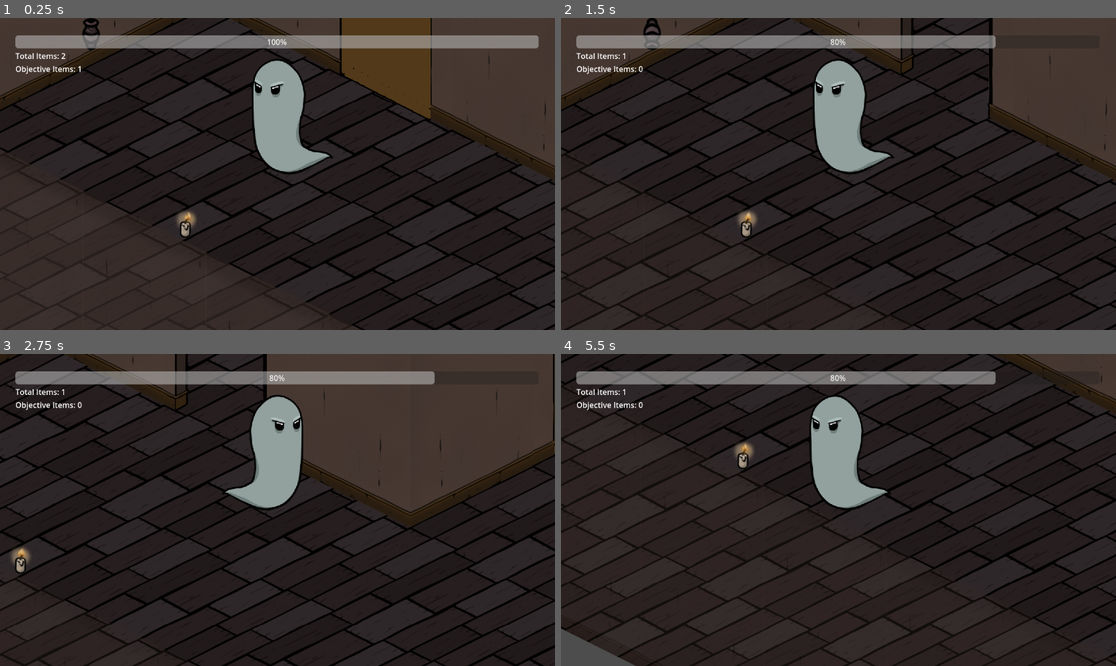
Above: before the commit, frames 1-4 (two rows, left to right).
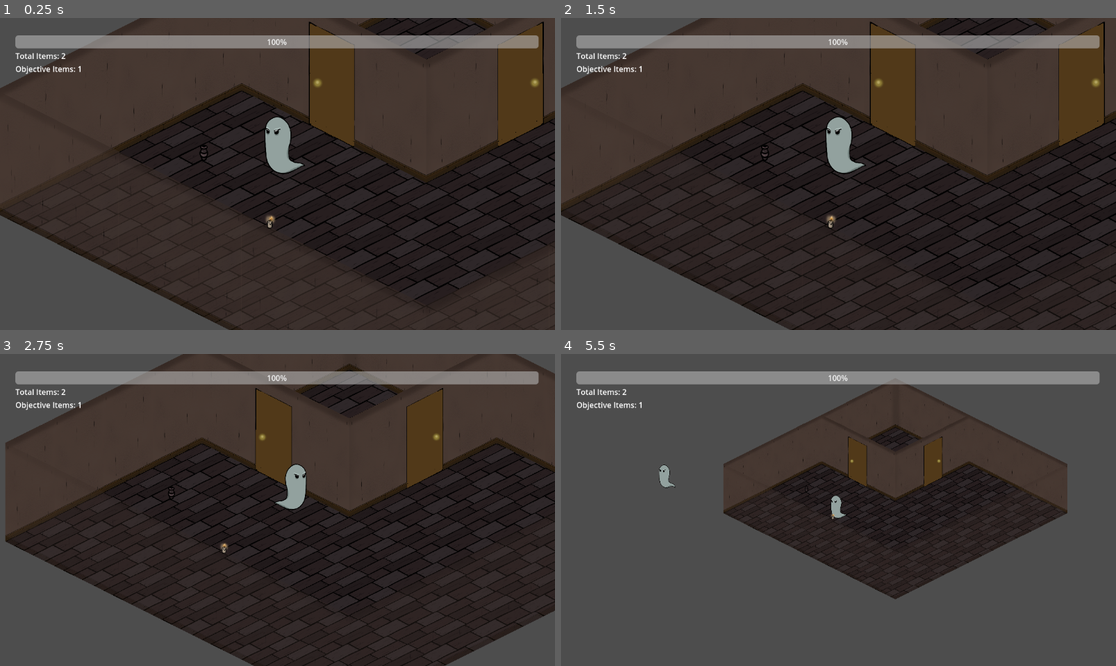
Above: after the commit, the same moments.

Repository: kevinpfeifle/haunting-grounds
Game: Godot game, scene res://scenes/game.tscn
The game is run twice, just before and just after one commit, with the same random seed, the same clock (stepped at 60 frames per second) and the same inputs.
Inputs (mouse positions are in pixels of both pictures, inside the frame that each line leads up to):
- Up to frame 1 (0.25 s): no input
- Up to frame 2 (1.5 s): drag from (955, 99) to (649, 33) at 0.52 s; tap Enter at 1.25 s; drag from (649, 33) to (1038, 96) at 1.27 s
- Up to frame 3 (2.75 s): tap Space (center_camera) at 2 s; move the mouse to (183, 559) at 2.02 s; hold D (player_right) from 2.03 s (still down); hold Mouse wheel down (camera_zoom_out) from 2.03 s (still down); tap Middle mouse button (camera_drag) at 2.1 s; click (183, 559) at 2.17 s
- Up to frame 4 (5.5 s): release D (player_right) at 2.75 s; release Mouse wheel down (camera_zoom_out) at 2.75 s; drag from (810, 572) to (583, 559) at 2.77 s; move the mouse to (1005, 556) at 3.52 s; hold A (player_left) 3.53-4.25 s; hold Down (camera_move_down) 3.53-4.25 s; click (1005, 556) at 3.67 s; tap Mouse wheel down (camera_zoom_out) at 3.8, 5.3 s; drag from (672, 463) to (744, 556) at 4.27 s; move the mouse to (866, 510) at 5.02 s; hold S (player_down) from 5.03 s (still down); hold Right (camera_move_right) from 5.03 s (still down); click (866, 510) at 5.17 s

The runs differ from the first frame. In frame 1, 40% of the frame differs, in the area x 0-100%, y 0-100%; in frame 2, 42%; in frame 3, 42%; in frame 4, 82%.

Commit message:
Polished the Player Camera (#11)
* updated the default zoom and added movement smoothing

* updated mourningwood layout after some merges

* polished the camera script, improved zoom clamping, changed defaults

Diff:
--- a/scenes/levels/mourningwood_manor.tscn
+++ b/scenes/levels/mourningwood_manor.tscn
@@ -356,13 +356,13 @@
 script = ExtResource("3_ujja3")
 
 [node name="SpawnPoint1" type="Marker2D" parent="Spawner"]
-position = Vector2(-751, 351)
+position = Vector2(-670, 554)
 script = ExtResource("4_c1ql2")
 spawn_chance = 100.0
 possible_items = Array[ExtResource("5_a8rl4")]([SubResource("Resource_gonlc"), SubResource("Resource_fby4a")])
 
 [node name="SpawnPoint2" type="Marker2D" parent="Spawner"]
-position = Vector2(-556, 746)
+position = Vector2(-397, 840)
 script = ExtResource("4_c1ql2")
 spawn_chance = 70.0
 possible_items = Array[ExtResource("5_a8rl4")]([SubResource("Resource_c7gs1")])
--- a/scenes/player/player_controller.tscn
+++ b/scenes/player/player_controller.tscn
@@ -9,11 +9,11 @@
 script = ExtResource("1_wqwkf")
 
 [node name="Camera" type="Camera2D" parent="."]
-scale = Vector2(1.00901, 1.05702)
+zoom = Vector2(0.5, 0.5)
+position_smoothing_enabled = true
 script = ExtResource("1_1yned")
-zoom_speed = 0.178
-max_zoom = null
-camera_speed = null
+zoom_speed = 0.1
+max_zoom = 2
 
 [node name="RayCast2D" type="RayCast2D" parent="Camera"]
 collision_mask = 2
--- a/scripts/player/camera.gd
+++ b/scripts/player/camera.gd
@@ -2,7 +2,7 @@
 extends Camera2D
 
 @export_range(0.0, 1.0) var zoom_speed: float = 0.25
-@export_range(0, 10) var max_zoom: int = 5
+@export_range(1, 10) var max_zoom: int = 2
 @export_range(100, 1000) var camera_speed: int = 400
 
 var player: Character
@@ -14,9 +14,12 @@
 var dragging: bool = false
 
 func _process(delta):
+	# Pan back to player if camera lock is on and player is moving.
 	if camera_lock and (player_last_pos != player.position):
 		position = player.position
 		player_last_pos = player.position
+
+	# Allows camera panning from the keyboard. Needs to be in _process so holding the buttons works.
 	if Input.is_action_pressed("camera_move_left"):
 		position -= Vector2(camera_speed / zoom.x, 0) * delta
 	if Input.is_action_pressed("camera_move_right"):
@@ -26,6 +29,7 @@
 	if Input.is_action_pressed("camera_move_down"):
 		position += Vector2(0, camera_speed / zoom.y) * delta
 
+## Handles the camera controls: Panning w/ mouse, zoom, camera centering, and camera lock.
 func _input(event):
 	if event.is_action("camera_drag"):
 		if event.is_pressed():
@@ -37,11 +41,15 @@
 	elif event is InputEventMouseMotion and dragging:
 		position = ((mouse_position - event.position) / zoom) + camera_position
 	elif event.is_action_pressed("camera_zoom_in"):
-		if zoom != Vector2(max_zoom, max_zoom):
-			zoom += Vector2(zoom_speed, zoom_speed)
+		var new_zoom: Vector2 = zoom + Vector2(zoom_speed, zoom_speed)
+		new_zoom.x = clamp(new_zoom.x, 0.1, max_zoom)
+		new_zoom.y = clamp(new_zoom.y, 0.1, max_zoom)
+		zoom = new_zoom
 	elif event.is_action_pressed("camera_zoom_out"):
-		if zoom != Vector2(1, 1):
-			zoom += Vector2(-zoom_speed, -zoom_speed)
+		var new_zoom: Vector2 = zoom - Vector2(zoom_speed, zoom_speed)
+		new_zoom.x = clamp(new_zoom.x, 0.1, max_zoom)
+		new_zoom.y = clamp(new_zoom.y, 0.1, max_zoom)
+		zoom = new_zoom
 	elif event.is_action_pressed("center_camera"):
 		position = player.position
 	elif event.is_action_pressed("camera_lock"):
Not shown: 1 places in scenes/game.tscn that only renumber resources
Not shown: 2 places in scenes/levels/mourningwood_manor.tscn that only renumber resources
